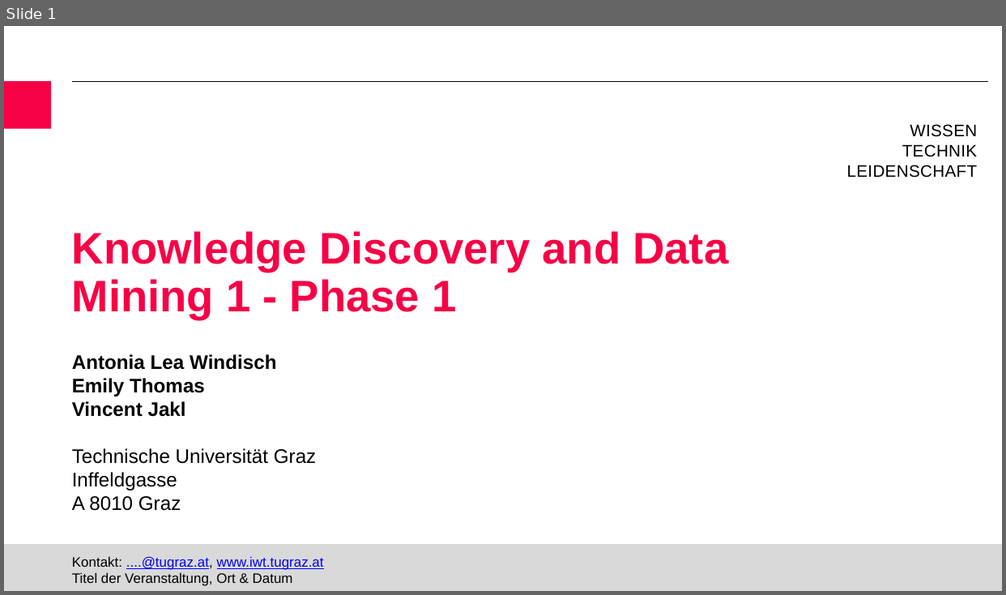
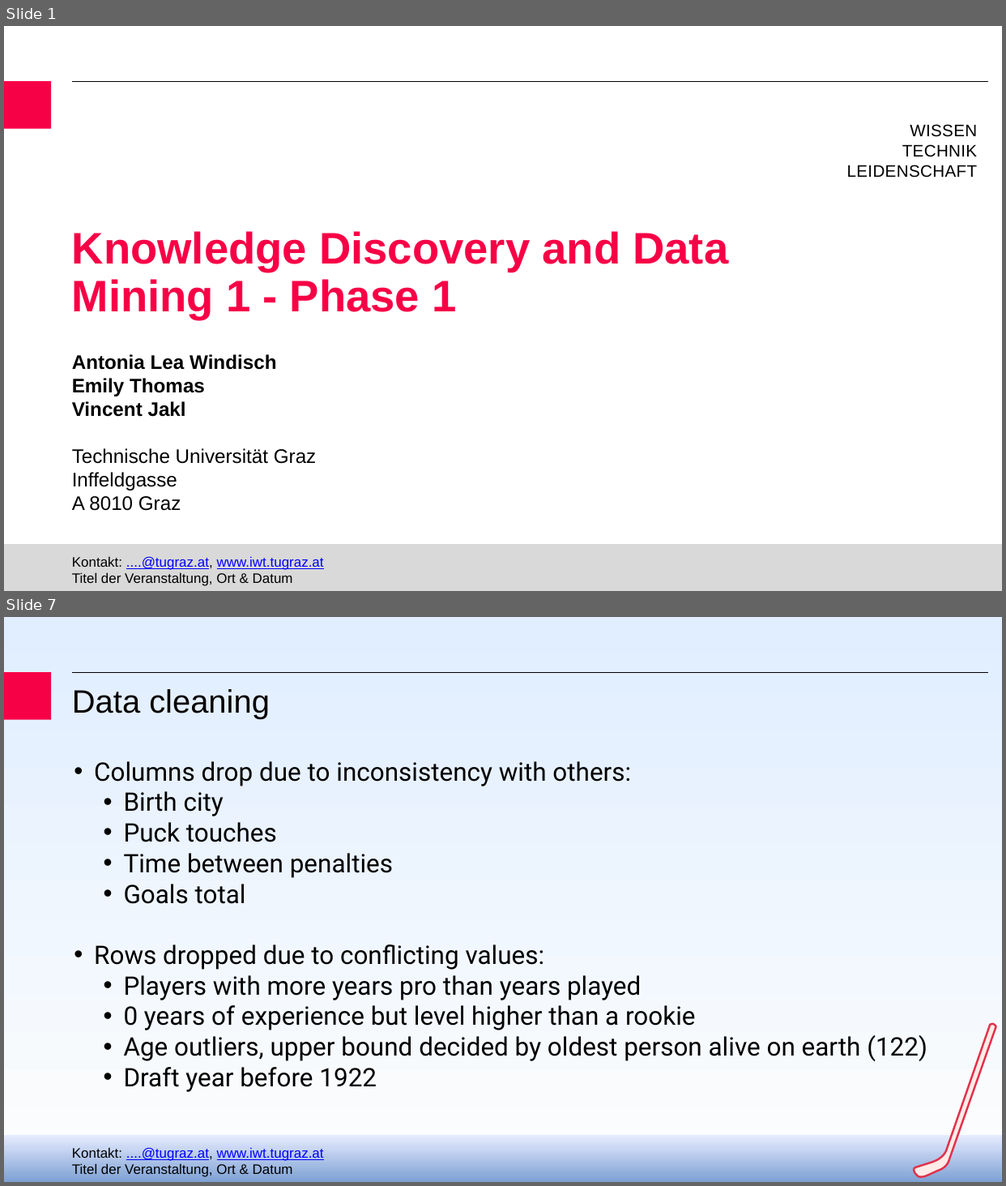
Before and after one commit to jaklvinc/KnowledgeDiscoveryAndDataMining-TUGraz-2026, a slide deck: phase_1/KDDM_phase1_presentation.pptx. Shown one above the other, each under a label of ours: slide 1 before the commit, slides 1 and 7 after it; the slides between them are not shown. The pictures are 1006x595 and 1006x1186 pixels, drawn with LibreOffice and Linux fonts; fonts in the diff are those of the drawing; background and template pictures are left out. Boxes give left, top, right and bottom in pixels: in the first picture for what was removed or moved away, otherwise in the second. Text is boxed around its words. In the diff, an @@ line names an element or a change of style, - is before the commit and + after.

Commit message:
Presentation updated + played around with visualization
dropped the drafted people, looked for monotone relationship, made presentation more bonita

```diff
--- a/phase_1/KDDM_phase1_presentation.pptx
+++ b/phase_1/KDDM_phase1_presentation.pptx
@@ slide 7 added at [4,617,1002,1182], background gradient #FDFDFD to #E0EEFF; not listed: 3 template elements that a slide beside it also shows @@
@@ title added at [72,689,270,720], 33 pt, text #080203 @@
+Data cleaning
@@ text added at [94,761,927,1092], 26 pt, text #000000 @@
+• Columns drop due to inconsistency with others:
+  • Birth city
+  • Puck touches
+  • Time between penalties
+  • Goals total
+• Rows dropped due to conflicting values:
+  • Players with more years pro than years played
+  • 0 years of experience but level higher than a rookie
+  • Age outliers, upper bound decided by oldest person alive on earth (122)
+  • Draft year before 1922
@@ freeform shape added at [914,1024,996,1177], fill #FFEBE7, outline #E2324C 2 pt @@
@@ rectangle added at [4,1135,1002,1182], fill gradient #7DA0D3 to #E6ECFF @@
```
Also in this commit, not shown: 1 slide changed, 8 other slides added, 6 slides removed, 1 other file.
